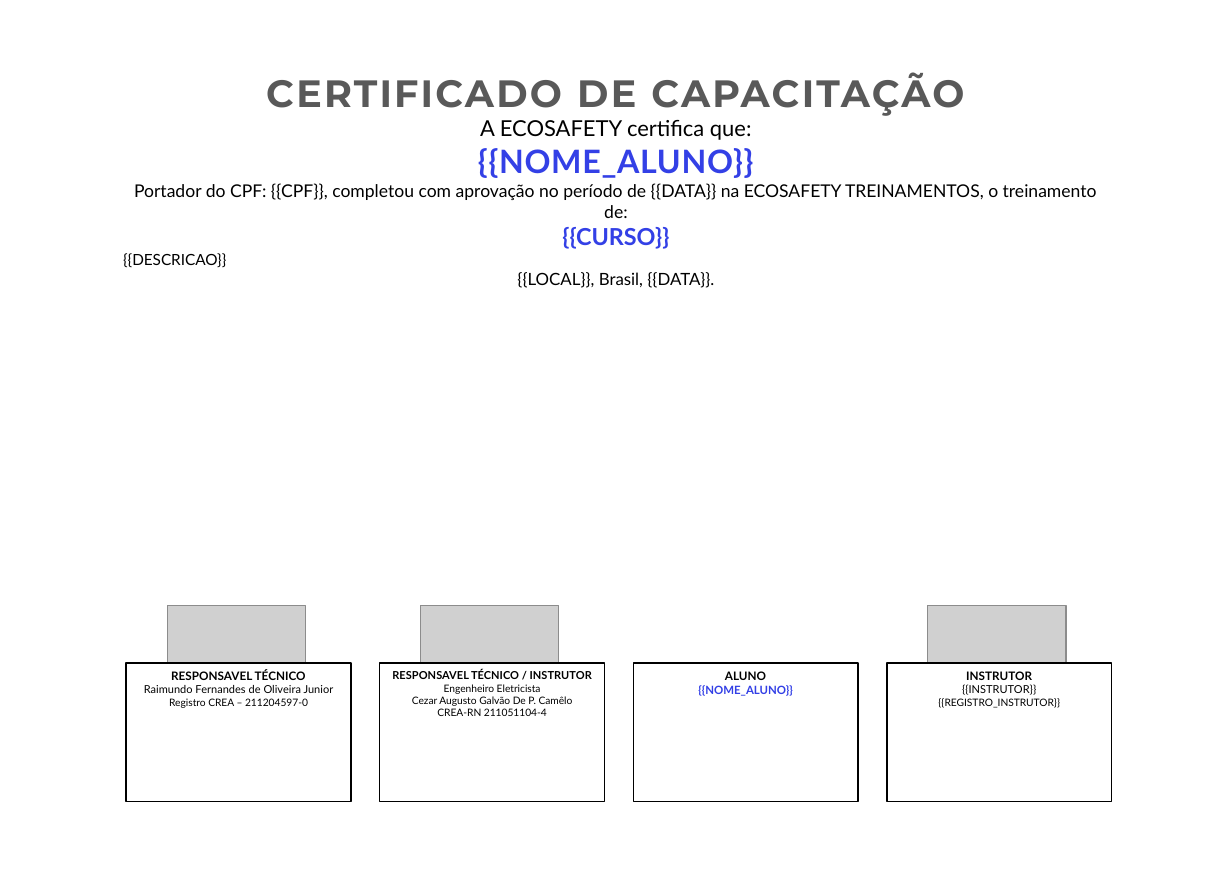
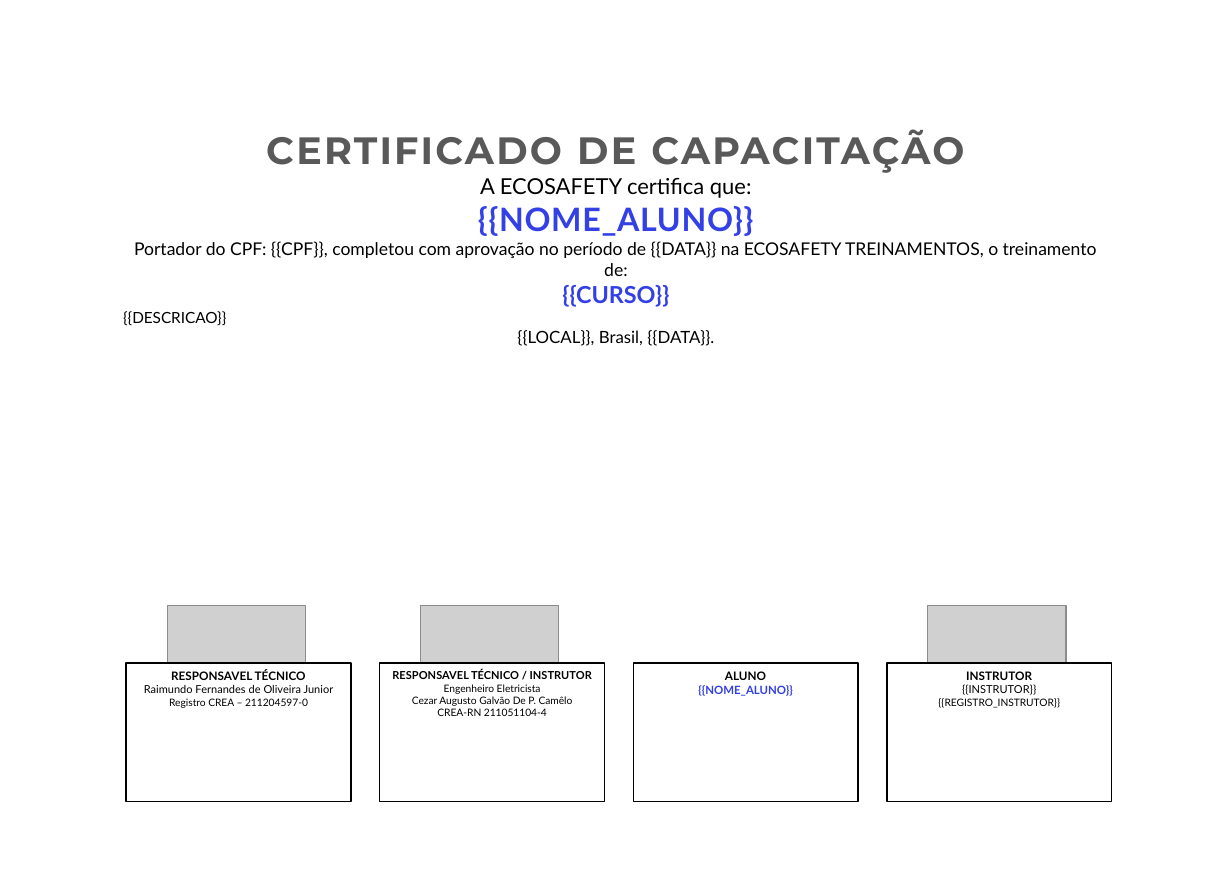
Before and after one commit to clementgustavo1301-blip/Gest-oToalsafety, a slide deck: slide 1 of public/template-modelo2.pptx. Drawn at 1232x872 pixels with LibreOffice and Linux fonts; fonts in the diff are those of the drawing; grey boxes stand for pictures; background and template pictures are left out. Boxes give left, top, right and bottom in pixels: in the first picture for what was removed or moved away, otherwise in the second. Text is boxed around its words. In the diff, an @@ line names an element or a change of style, - is before the commit and + after.

Commit message:
fix(certificados): adicionar logo EcoSafety e ajustar posicionamento vertical no Modelo 2 (Colmeia)

```diff
--- a/public/template-modelo2.pptx
+++ b/public/template-modelo2.pptx
@@ text "CERTIFICADO DE CAPACITAÇÃO" moved from (x1=134, y1=72, x2=1097, y2=288) to (x1=134, y1=129, x2=1097, y2=346) @@
```
Also in this commit, not shown: 9 other files.
